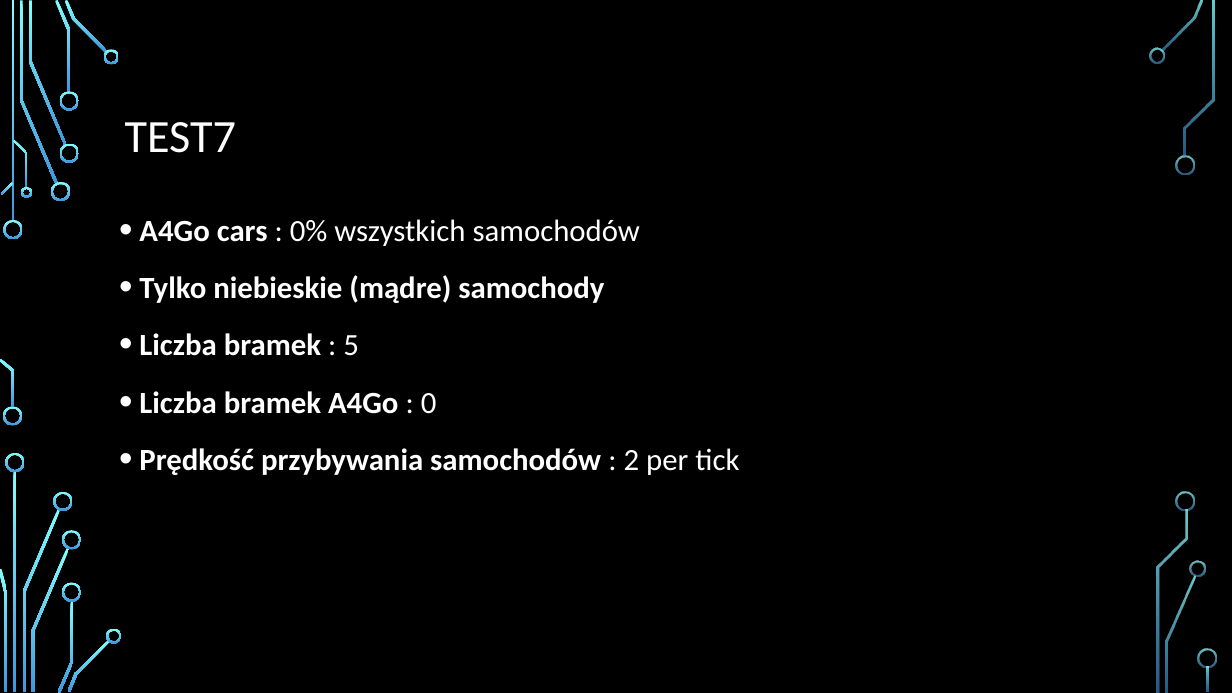
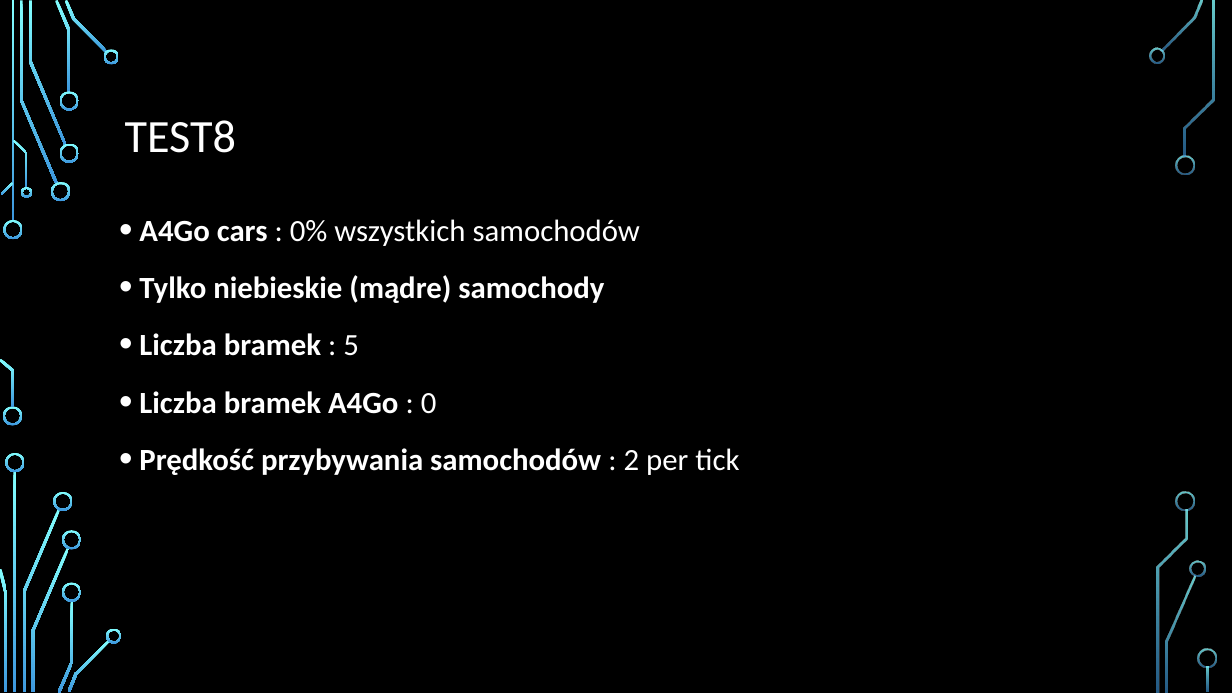
Before and after one commit to zurus93/ExpresswaySimulation, a slide deck: slide 20 of ExpresswaySimulation/doc/Prezentacja_finalna.pptx. Drawn at 1232x693 pixels with LibreOffice and Linux fonts; fonts in the diff are those of the drawing; background and template pictures are left out. Boxes give left, top, right and bottom in pixels: in the first picture for what was removed or moved away, otherwise in the second. Text is boxed around its words. In the diff, an @@ line names an element or a change of style, - is before the commit and + after.

```diff
--- a/ExpresswaySimulation/doc/Prezentacja_finalna.pptx
+++ b/ExpresswaySimulation/doc/Prezentacja_finalna.pptx
@@ title at <box>125,120,236,153</box>: text changed @@
-TEST7
+TEST8
```
Also in this commit, not shown: 3 other slides changed, 4 slides added, 1 slide removed, 5 other files.
